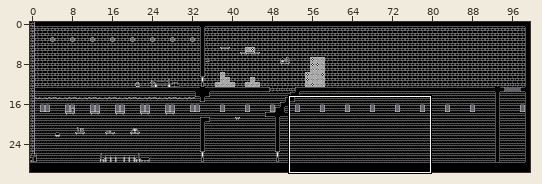
Two versions of a level (Tiled map (JSON), assets/levels/level_1.json). The first picture is a wide view before the edit; the outline marks the close-up.
Close-up. The starting point:
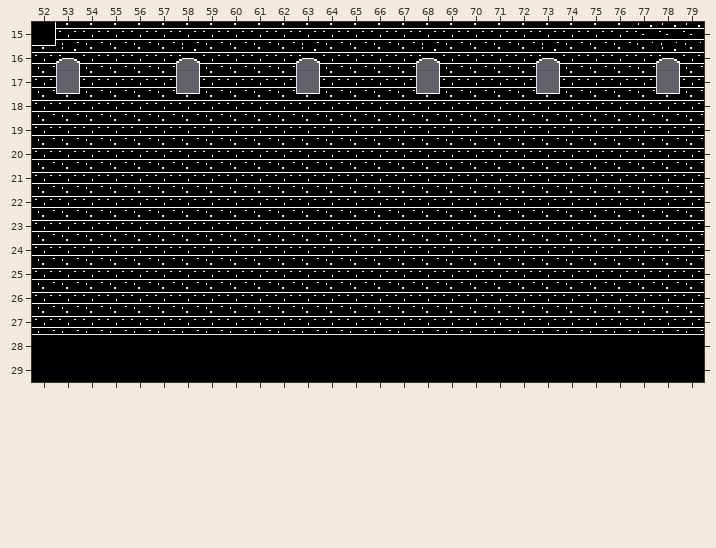
Cells are 16x16 px. Shown: x 52..79, y 15..29. The commit also changed other parts of the map, which this record leaves out.
The result:
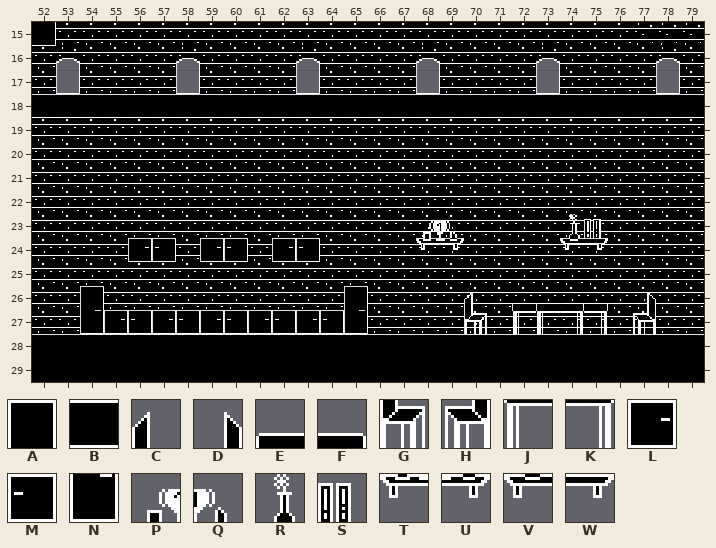
Key: from "tileset": A 48, B 50, C 96, D 97, E 98, F 99, G 112, H 113, J 114, K 115, L 121, M 122, N 123, P 146, Q 147, R 148, S 149, T 162, U 163, V 164, W 165.
_ is an empty cell.
Edits made:
Layer "Ground":
y 18: x 52..79 ____________________________ -> BBBBBBBBBBBBBBBBBBBBBBBBBBBB
y 23: x 68..69 __ -> PQ; x 74..75 __ -> RS
y 24: x 56..57 __ -> LM; x 59..60 __ -> LM; x 62..63 __ -> LM; x 68..69 __ -> TU; x 74..75 __ -> VW
y 26: x 54 _ -> A; x 65 _ -> A; x 70 _ -> C; x 72..75 ____ -> EEFF; x 77 _ -> D
y 27: x 54..65 ____________ -> NLMLMLMLMLMN; x 70 _ -> G; x 72..75 ____ -> JJKK; x 77 _ -> H
